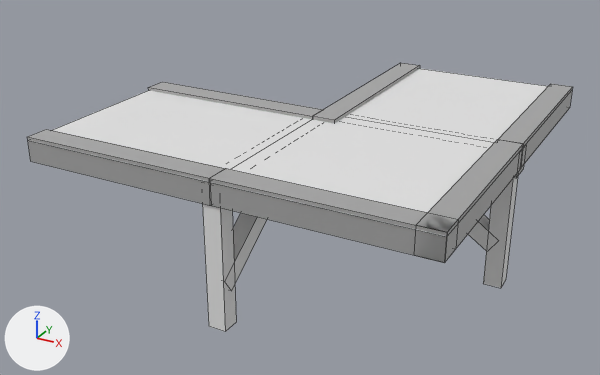
Before and after pictures for a commit that changed the Blender file Assets/Models/C1/Common/Catwalk/Catwalk(corner).blend.
Both versions are drawn from a 50 mm camera at (1.81, -3.53, 1.33) aimed at (-0.09, -0.08, -0.4). Every picture has the same lights, and +X, +Y and +Z are marked at lower left. Mesh edges are drawn as thin lines.

In view in the first picture: 'Bordure', 'Pavement', 'Support'.
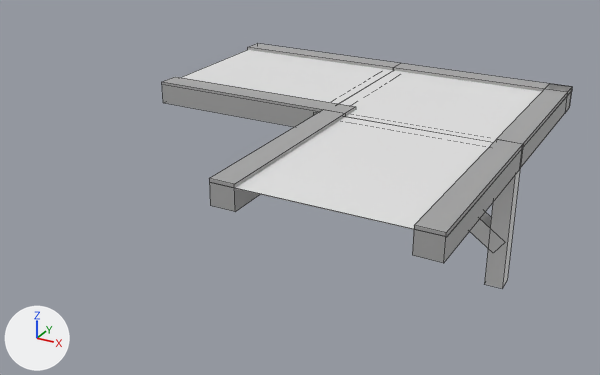
Commit message: refine catwalk .blend(s)

Edits to the bpy script that builds the scene:
```text
Change me_pavement_mesh:
    where me_pavement_mesh.from_pydata(...)  # 8 vertices, 3 faces; spans x -1.0..1.0, y 0.0, z -1.0..1.0
    used by ob_pavement; location = (0.0, 0.0, 0.0); rotation_euler = (1.571, 0.0, 0.0), in degrees (90, 0, 0)
    me_pavement_mesh part 1: the whole mesh is turned 90 degrees about the y axis through its middle
Change me_bordure_mesh:
    where me_bordure_mesh.from_pydata(...)  # 64 vertices, 48 faces; spans x -1.0..1.0, y -0.13..0.02, z -1.01..1.0
    used by ob_bordure; location = (0.0, 0.0, 0.0); rotation_euler = (1.571, 0.0, 0.0), in degrees (90, 0, 0)
    me_bordure_mesh part 2: the whole mesh is turned 90 degrees about the y axis through its middle
Change me_support_mesh:
    where me_support_mesh.from_pydata(...)  # 32 vertices, 24 faces; spans x -0.048..0.985, y -0.707..-0.017, z -0.04..0.993
    used by ob_support; location = (0.0, 0.0, 0.0); rotation_euler = (1.571, 0.0, 0.0), in degrees (90, 0, 0)
    me_support_mesh part 3: the whole mesh is turned 90 degrees about the y axis through the mesh origin
Add me_pavement__back__mesh:
    me_pavement__back__mesh.from_pydata([(0.0, 0.0, 0.0), (1.0, 0.0, 0.0), (0.0, 0.0, -1.0), (1.0, 0.0, -1.0), (-1.0, 0.0, 1.0), (0.0, 0.0, 1.0), (-1.0, 0.0, 0.0), (-1.0, 0.0, -1.0)], [], [(0, 2, 3, 1), (4, 6, 0, 5), (6, 7, 2, 0)])
Add ob_pavement__back:
    ob_pavement__back = bpy.data.objects.new('Pavement (back)', me_pavement__back__mesh)
    ob_pavement__back.location = (0.0, 0.0, -0.001)
    ob_pavement__back.rotation_euler = (1.571, 0.0, 0.0)  # degrees (90, 0, 0)
    ob_pavement__back.scale = (-1.0, 1.0, 1.0)
```

What differs and where, as boxes [x1, y1, x2, y2] in the pictures (600 x 375 px):
'Pavement', mesh turned: before [28, 68, 572, 237]; after [181, 50, 573, 237]
'Bordure', mesh turned: before [27, 63, 573, 263]; after [162, 43, 572, 263]
'Support', mesh turned: before [203, 177, 518, 332]; after [470, 170, 520, 288]
'Pavement (back)', added: after [235, 94, 569, 237]
